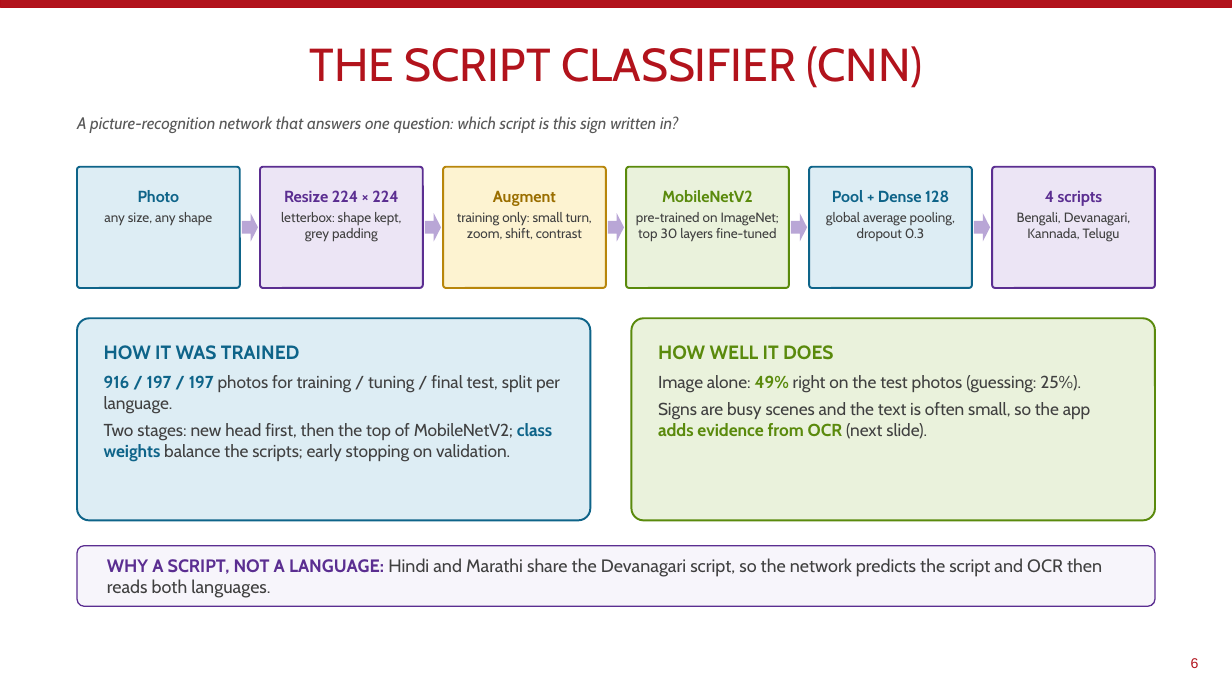
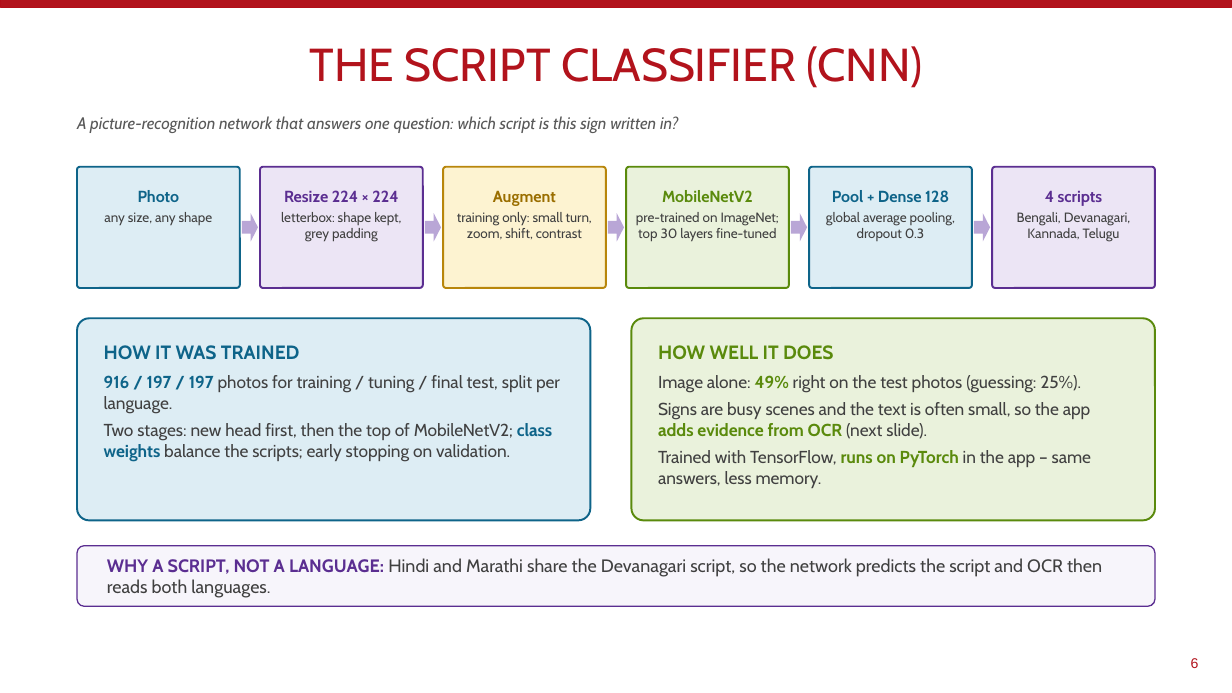
Before and after one commit to ishitadey955/railscan, a slide deck: slide 6 of docs/RailScan_overview.pptx. Drawn at 1232x693 pixels with LibreOffice and Linux fonts; fonts in the diff are those of the drawing. Boxes give left, top, right and bottom in pixels: in the first picture for what was removed or moved away, otherwise in the second. Text is boxed around its words. In the diff, an @@ line names an element or a change of style, - is before the commit and + after.

```diff
--- a/docs/RailScan_overview.pptx
+++ b/docs/RailScan_overview.pptx
@@ text in rounded rectangle at (658, 450, 1091, 488): paragraph added @@
+Trained with TensorFlow, runs on PyTorch in the app – same answers, less memory.
```
Also in this commit, not shown: 2 other slides changed, 2 slides added, 45 other files.
